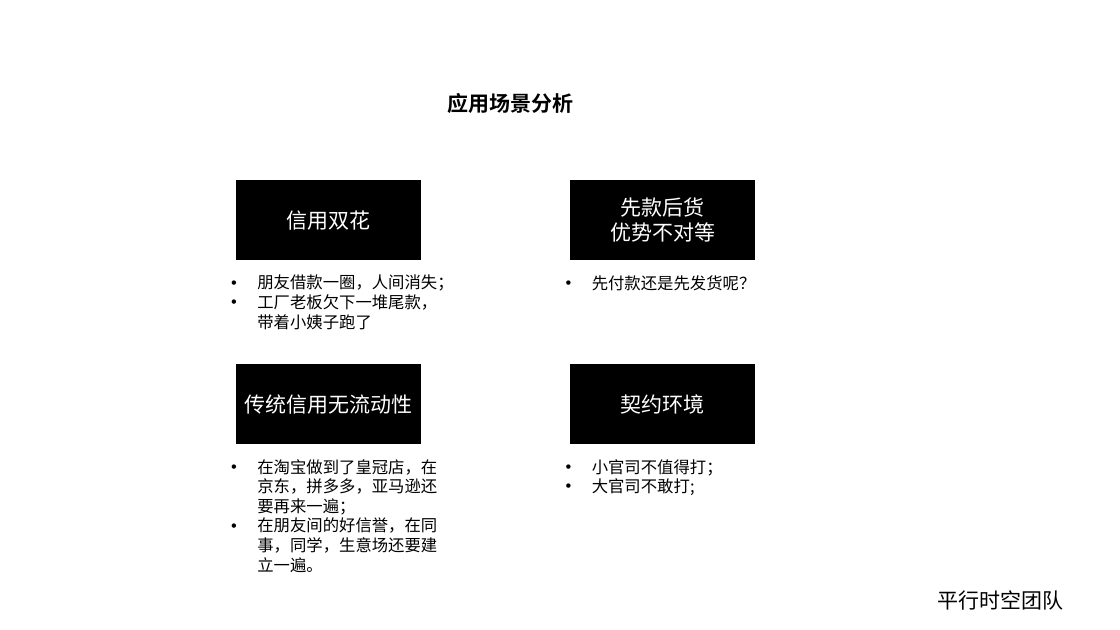
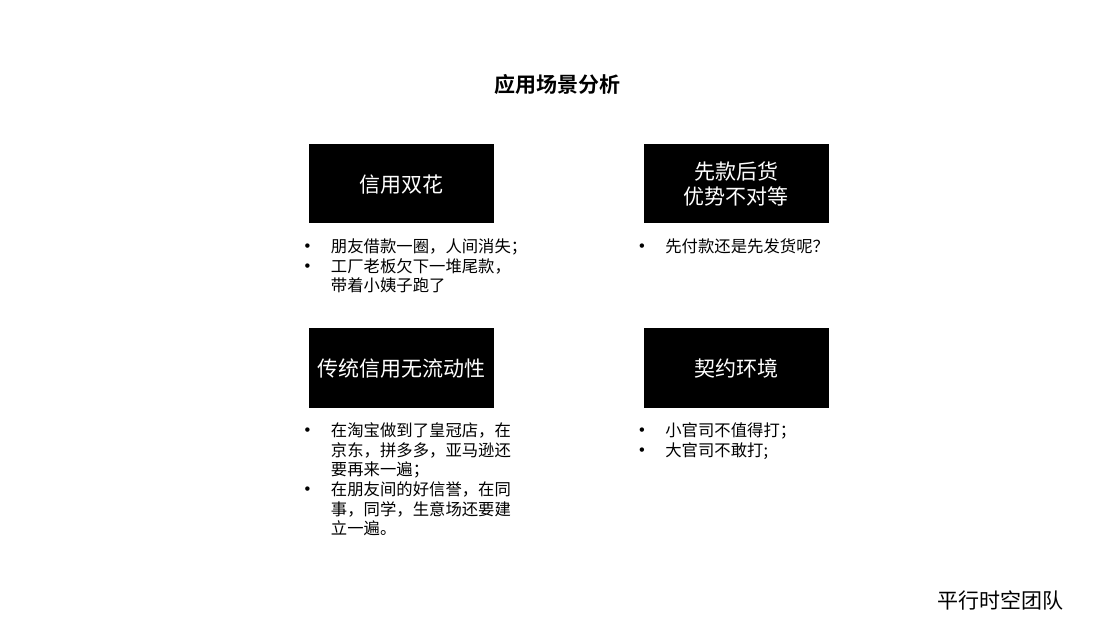
Before and after one commit to substrate-asia/hackathon-2021-summer, a slide deck: slide 9 of teams/23-平行时空/docs/平行时空参赛项目 契约链.pptx (slide 11 before the commit). Drawn at 1120x630 pixels with LibreOffice and Linux fonts; fonts in the diff are those of the drawing; background and template pictures are left out. Boxes give left, top, right and bottom in pixels: in the first picture for what was removed or moved away, otherwise in the second. Text is boxed around its words. In the diff, an @@ line names an element or a change of style, - is before the commit and + after.

```diff
--- a/teams/23-平行时空/docs/平行时空参赛项目 契约链.pptx
+++ b/teams/23-平行时空/docs/平行时空参赛项目 契约链.pptx
@@ text "应用场景分析": place and size @@
-text "应用场景分析" at [447, 93, 573, 113]
+text "应用场景分析" at [495, 74, 621, 94]
@@ 4 rectangles, 4 texts: place and size @@
-4 rectangles, 4 texts at [234, 179, 756, 572]
+4 rectangles, 4 texts at [308, 143, 830, 535]
```
Also in this commit, not shown: 8 other slides changed, 1 slide added, 3 slides removed, 3 other files.
